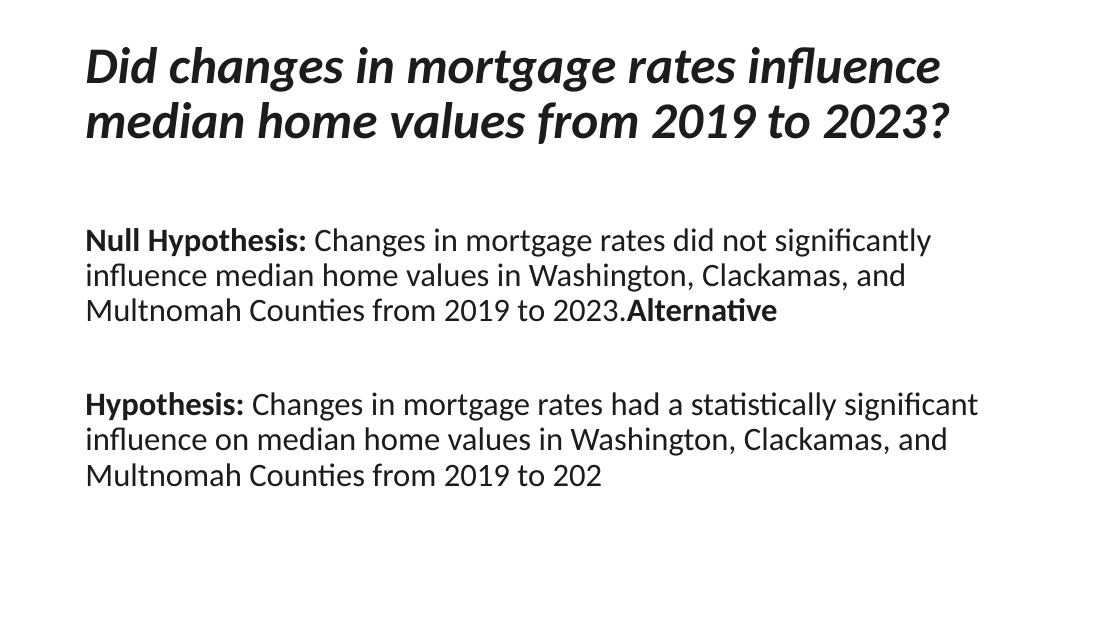
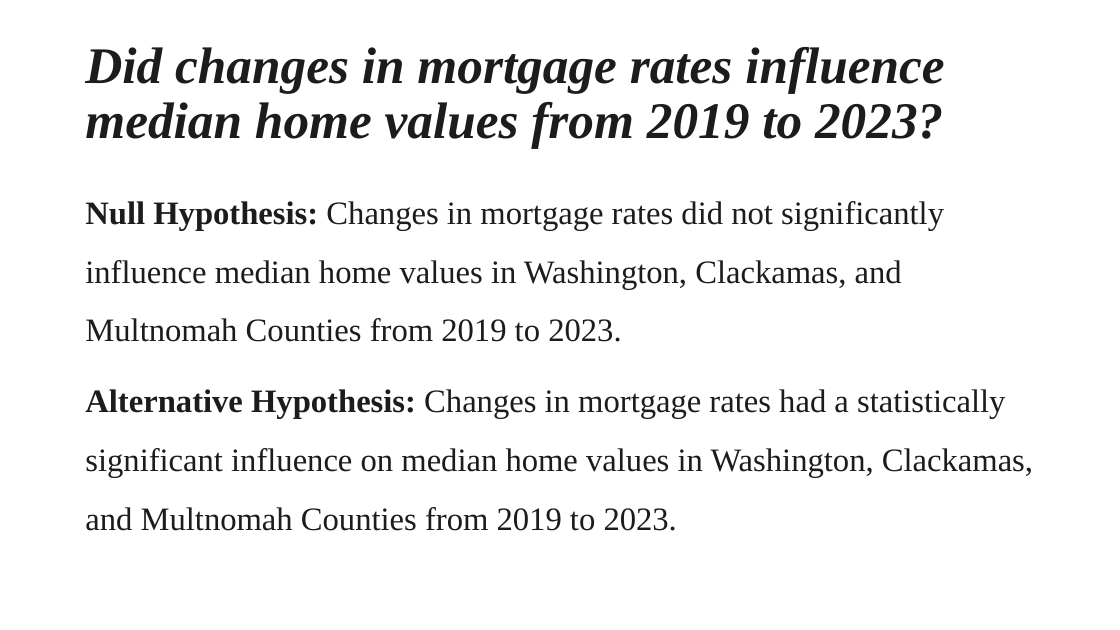
Before and after one commit to Tserrof7/Portland-Housing-Prices-Affordability-Project, a slide deck: slide 6 of Portland , Or Housing & Affordability.pptx. Drawn at 1120x630 pixels with LibreOffice and Linux fonts; fonts in the diff are those of the drawing. Boxes give left, top, right and bottom in pixels: in the first picture for what was removed or moved away, otherwise in the second. Text is boxed around its words. In the diff, an @@ line names an element or a change of style, - is before the commit and + after.

```diff
--- a/Portland , Or Housing & Affordability.pptx
+++ b/Portland , Or Housing & Affordability.pptx
@@ title "Did changes in mortgage rates ..." at <box>85,47,944,149</box>: font Calibri to Times New Roman @@
@@ text at <box>85,201,1033,531</box>: text changed; font Calibri to Times New Roman @@
-Null Hypothesis: Changes in mortgage rates did not significantly influence median home values in Washington, Clackamas, and Multnomah Counties from 2019 to 2023.Alternative
-Hypothesis: Changes in mortgage rates had a statistically significant influence on median home values in Washington, Clackamas, and Multnomah Counties from 2019 to 202
+Null Hypothesis: Changes in mortgage rates did not significantly influence median home values in Washington, Clackamas, and Multnomah Counties from 2019 to 2023.
+Alternative Hypothesis: Changes in mortgage rates had a statistically significant influence on median home values in Washington, Clackamas, and Multnomah Counties from 2019 to 2023.
```
Also in this commit, not shown: 10 other slides changed, 4 slides added, 3 slides removed.
